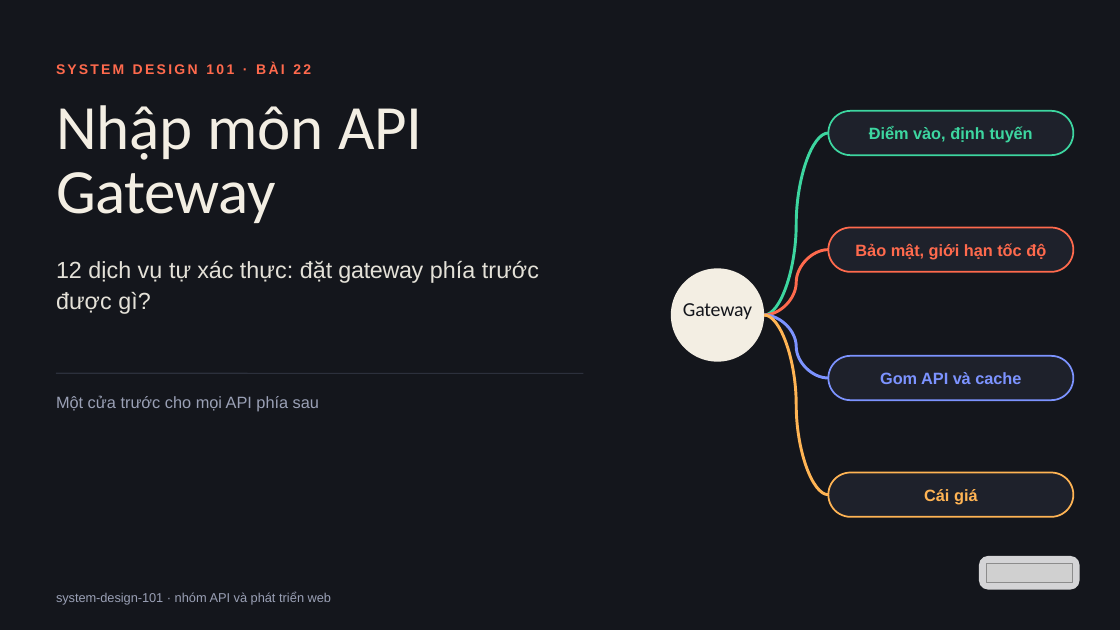
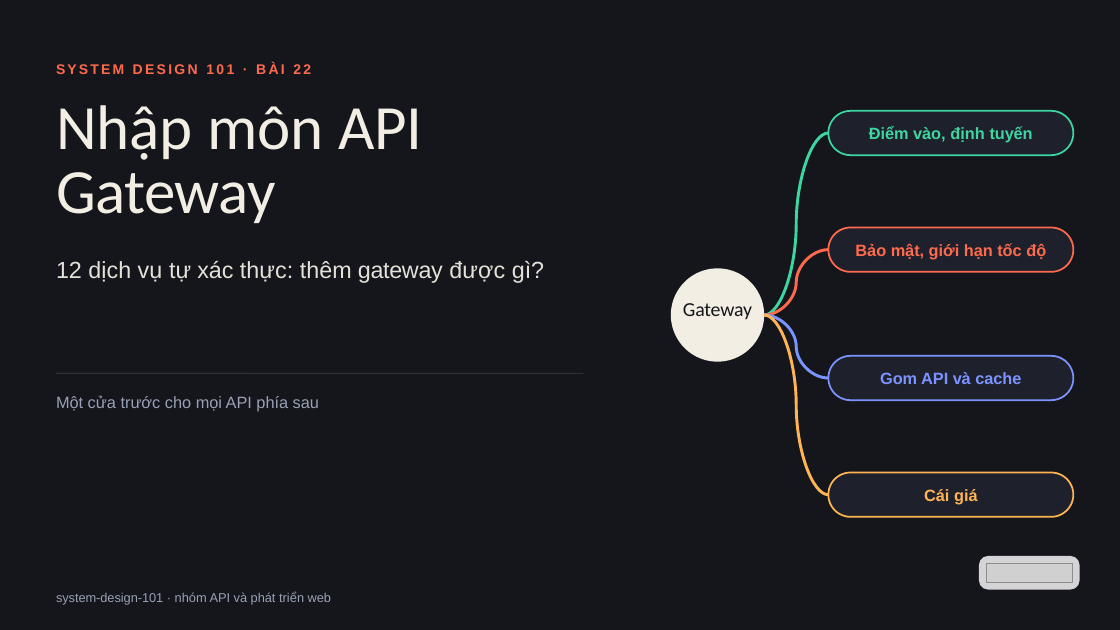
Before and after one commit to vohoailinh90/tool-marketing-studio, a slide deck: slide 1 of system-design-101/vi/lessons/sd-01-022/slides/sd-01-022.pptx. Drawn at 1120x630 pixels with LibreOffice and Linux fonts; fonts in the diff are those of the drawing; grey boxes stand for pictures. Boxes give left, top, right and bottom in pixels: in the first picture for what was removed or moved away, otherwise in the second. Text is boxed around its words. In the diff, an @@ line names an element or a change of style, - is before the commit and + after.

```diff
--- a/system-design-101/vi/lessons/sd-01-022/slides/sd-01-022.pptx
+++ b/system-design-101/vi/lessons/sd-01-022/slides/sd-01-022.pptx
@@ text at (x1=56, y1=261, x2=544, y2=283): text changed @@
-12 dịch vụ tự xác thực: đặt gateway phía trước được gì?
+12 dịch vụ tự xác thực: thêm gateway được gì?
```
Also in this commit, not shown: 7 other slides changed, 4 other files.
